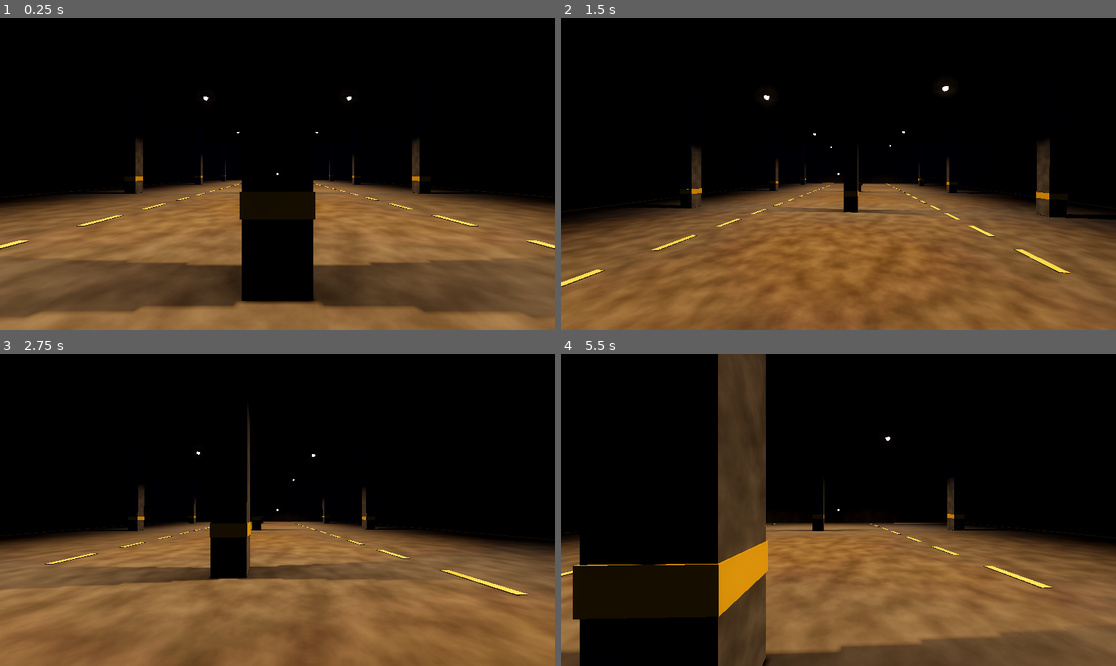
Above: before the commit, frames 1-4 (two rows, left to right).
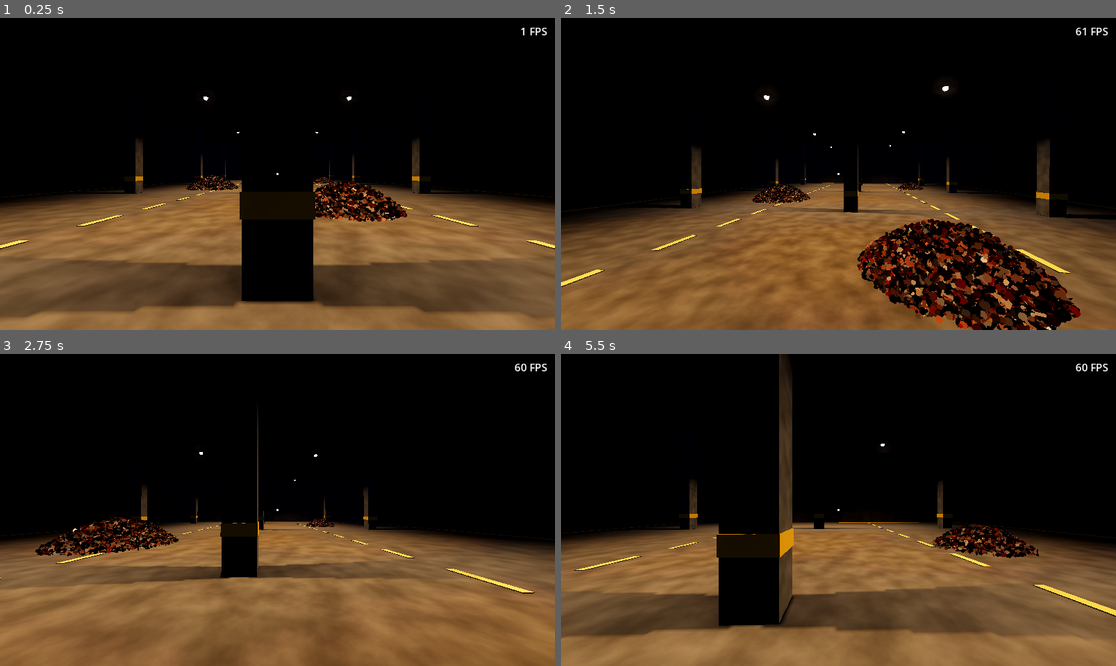
Above: after the commit, the same moments.

Repository: nithinyanna10/nuts_bolts
Game: Godot game, scene res://scenes/main/main.tscn
Same seed, same stepped clock (60 frames per second), same inputs: the game is played once before the commit and once after it.
Inputs (mouse positions are in pixels of both pictures, inside the frame that each line leads up to):
- Up to frame 1 (0.25 s): no input
- Up to frame 2 (1.5 s): move the mouse to (866, 174) at 0.52 s; hold Shift (sprint) 0.53-1.28 s; hold W (move_forward) from 0.53 s (still down); tap Space (jump) at 0.77 s; move the mouse to (810, 174) at 1.27 s; tap B (toggle_head_bob) at 1.35 s
- Up to frame 3 (2.75 s): keep holding W (move_forward); tap Space (jump) at 1.52 s; move the mouse to (288, 503) at 2.02 s; hold Shift (sprint) from 2.03 s (still down)
- Up to frame 4 (5.5 s): keep holding W (move_forward); move the mouse to (832, 516) at 2.77 s; release Shift (sprint) at 2.78 s; tap B (toggle_head_bob) at 2.85, 4.35 s; tap Space (jump) at 3.02, 3.77, 4.52 s; move the mouse to (877, 513) at 3.52 s; hold Shift (sprint) 3.53-4.28 s; move the mouse to (794, 506) at 4.27 s; move the mouse to (844, 510) at 5.02 s; hold Shift (sprint) from 5.03 s (still down)

The runs differ from the first frame. In frame 1, 1.8% of the frame differs, in the area x 33-99%, y 3-66%; in frame 2, 9.6%; in frame 3, 4.9%; in frame 4, 37%, in the area x 0-100%, y 0-100%.

Commit message:
Add procedural screw piles with MultiMesh, spatial grid, FPS counter

Diff:
--- /dev/null
+++ b/assets/materials/screw.gdshader
@@ -0,0 +1,12 @@
+shader_type spatial;
+// Per-instance color (MultiMesh): rgb = rust tint, alpha = roughness variation.
+
+uniform float metallic : hint_range(0.0, 1.0) = 0.6;
+uniform float roughness_min : hint_range(0.0, 1.0) = 0.3;
+uniform float roughness_max : hint_range(0.0, 1.0) = 0.8;
+
+void fragment() {
+	ALBEDO = COLOR.rgb;
+	METALLIC = metallic;
+	ROUGHNESS = mix(roughness_min, roughness_max, COLOR.a);
+}
--- a/scenes/main/main.tscn
+++ b/scenes/main/main.tscn
@@ -1,14 +1,33 @@
-[gd_scene load_steps=4 format=3]
+[gd_scene load_steps=6 format=3]
 
 [ext_resource type="PackedScene" path="res://scenes/warehouse/warehouse.tscn" id="1"]
 [ext_resource type="PackedScene" path="res://scenes/player/player.tscn" id="2"]
 [ext_resource type="PackedScene" path="res://scenes/ui/crosshair.tscn" id="3"]
+[ext_resource type="PackedScene" path="res://scenes/screws/screw_pile.tscn" id="4"]
+[ext_resource type="PackedScene" path="res://scenes/ui/hud.tscn" id="5"]
 
 [node name="Main" type="Node3D"]
 
 [node name="Warehouse" parent="." instance=ExtResource("1")]
 
+[node name="PileA" parent="." instance=ExtResource("4")]
+transform = Transform3D(1, 0, 0, 0, 1, 0, 0, 0, 1, 3, 0, 15)
+
+[node name="PileB" parent="." instance=ExtResource("4")]
+transform = Transform3D(1, 0, 0, 0, 1, 0, 0, 0, 1, -7, 0, 2)
+screw_count = 5000
+pile_radius = 2.6
+pile_height = 1.3
+
+[node name="PileC" parent="." instance=ExtResource("4")]
+transform = Transform3D(1, 0, 0, 0, 1, 0, 0, 0, 1, 8, 0, -12)
+screw_count = 3000
+pile_radius = 1.8
+pile_height = 0.9
+
 [node name="Player" parent="." instance=ExtResource("2")]
 transform = Transform3D(1, 0, 0, 0, 1, 0, 0, 0, 1, 0, 0.1, 24)
 
 [node name="Crosshair" parent="." instance=ExtResource("3")]
+
+[node name="Hud" parent="." instance=ExtResource("5")]
--- /dev/null
+++ b/scenes/screws/screw_pile.tscn
@@ -0,0 +1,6 @@
+[gd_scene load_steps=2 format=3]
+
+[ext_resource type="Script" path="res://scripts/procedural/screw_pile.gd" id="1"]
+
+[node name="ScrewPile" type="Node3D"]
+script = ExtResource("1")
--- /dev/null
+++ b/scenes/ui/hud.tscn
@@ -0,0 +1,23 @@
+[gd_scene load_steps=3 format=3]
+
+[ext_resource type="Script" path="res://scripts/ui/fps_counter.gd" id="1"]
+
+[sub_resource type="LabelSettings" id="1"]
+font_size = 22
+outline_size = 6
+outline_color = Color(0, 0, 0, 0.8)
+
+[node name="Hud" type="CanvasLayer"]
+
+[node name="Fps" type="Label" parent="."]
+anchors_preset = 1
+anchor_left = 1.0
+anchor_right = 1.0
+offset_left = -160.0
+offset_top = 12.0
+offset_right = -16.0
+offset_bottom = 44.0
+grow_horizontal = 0
+label_settings = SubResource("1")
+horizontal_alignment = 2
+script = ExtResource("1")
--- /dev/null
+++ b/scripts/collection/spatial_grid.gd
@@ -0,0 +1,55 @@
+class_name SpatialGrid
+extends RefCounted
+## Uniform hash grid over a fixed position array. Items can be removed, not added.
+
+const EMPTY: Array = []
+
+var _cell_size: float = 1.0
+var _positions: PackedVector3Array
+var _cells: Dictionary = {} ## Vector3i -> Array[int]
+
+
+func setup(cell_size: float, positions: PackedVector3Array) -> void:
+	_cell_size = cell_size
+	_positions = positions
+	_cells.clear()
+	for id in positions.size():
+		var key: Vector3i = _key(positions[id])
+		if not _cells.has(key):
+			_cells[key] = []
+		(_cells[key] as Array).append(id)
+
+
+func remove(id: int) -> void:
+	var cell: Array = _cells.get(_key(_positions[id]), EMPTY)
+	cell.erase(id)
+
+
+func query(center: Vector3, radius: float) -> PackedInt32Array:
+	var out := PackedInt32Array()
+	var r2: float = radius * radius
+	var lo: Vector3i = _key(center - Vector3.ONE * radius)
+	var hi: Vector3i = _key(center + Vector3.ONE * radius)
+	for x in range(lo.x, hi.x + 1):
+		for y in range(lo.y, hi.y + 1):
+			for z in range(lo.z, hi.z + 1):
+				for id: int in _cells.get(Vector3i(x, y, z), EMPTY):
+					if _positions[id].distance_squared_to(center) <= r2:
+						out.append(id)
+	return out
+
+
+## Id of the closest item within radius, or -1.
+func nearest(center: Vector3, radius: float) -> int:
+	var best: int = -1
+	var best_d2: float = INF
+	for id in query(center, radius):
+		var d2: float = _positions[id].distance_squared_to(center)
+		if d2 < best_d2:
+			best_d2 = d2
+			best = id
+	return best
+
+
+func _key(p: Vector3) -> Vector3i:
+	return Vector3i((p / _cell_size).floor())
--- /dev/null
+++ b/scripts/procedural/screw_mesh_factory.gd
@@ -0,0 +1,61 @@
+class_name ScrewMeshFactory
+extends RefCounted
+## Procedural low-poly screw and bolt meshes. Origin is the mid-point, head toward +Y. Flat shaded.
+
+
+## Round-headed screw with a pointed tip. ~50 tris.
+static func make_screw(length: float = 0.22, head_radius: float = 0.06, shaft_radius: float = 0.022) -> ArrayMesh:
+	var st := _begin()
+	var half: float = length / 2.0
+	var head_h: float = length * 0.16
+	var tip_h: float = length * 0.2
+	_frustum(st, half - head_h, head_radius, half, head_radius * 0.85, 8, true, true)
+	_frustum(st, -half + tip_h, shaft_radius, half - head_h, shaft_radius, 6, false, false)
+	_frustum(st, -half, 0.0, -half + tip_h, shaft_radius, 6, false, false)
+	return st.commit()
+
+
+## Hex-headed bolt with a blunt end. ~42 tris.
+static func make_bolt(length: float = 0.26, head_radius: float = 0.075, shaft_radius: float = 0.035) -> ArrayMesh:
+	var st := _begin()
+	var half: float = length / 2.0
+	var head_h: float = length * 0.24
+	_frustum(st, half - head_h, head_radius, half, head_radius, 6, true, true)
+	_frustum(st, -half, shaft_radius, half - head_h, shaft_radius, 6, true, false)
+	return st.commit()
+
+
+static func _begin() -> SurfaceTool:
+	var st := SurfaceTool.new()
+	st.begin(Mesh.PRIMITIVE_TRIANGLES)
+	st.set_smooth_group(-1) # flat shading
+	return st
+
+
+static func _p(radius: float, y: float, angle: float) -> Vector3:
+	return Vector3(cos(angle) * radius, y, sin(angle) * radius)
+
+
+static func _tri(st: SurfaceTool, a: Vector3, b: Vector3, c: Vector3) -> void:
+	st.add_vertex(a)
+	st.add_vertex(b)
+	st.add_vertex(c)
+
+
+## Clockwise (front-facing) frustum between two rings. A radius of 0 makes a cone tip.
+static func _frustum(st: SurfaceTool, y0: float, r0: float, y1: float, r1: float, sides: int, cap_bottom: bool, cap_top: bool) -> void:
+	for i in sides:
+		var a0: float = TAU * i / sides
+		var a1: float = TAU * (i + 1) / sides
+		var b0: Vector3 = _p(r0, y0, a0)
+		var b1: Vector3 = _p(r0, y0, a1)
+		var t0: Vector3 = _p(r1, y1, a0)
+		var t1: Vector3 = _p(r1, y1, a1)
+		if r1 > 0.0:
+			_tri(st, t1, t0, b0)
+		if r0 > 0.0:
+			_tri(st, t1, b0, b1)
+		if cap_top:
+			_tri(st, Vector3(0.0, y1, 0.0), t0, t1)
+		if cap_bottom:
+			_tri(st, Vector3(0.0, y0, 0.0), b1, b0)
--- /dev/null
+++ b/scripts/procedural/screw_pile.gd
@@ -0,0 +1,177 @@
+class_name ScrewPile
+extends Node3D
+## A mound of screws and bolts drawn with one MultiMeshInstance3D per mesh type.
+## Per-screw data lives in parallel arrays; removal hides the instance (zero scale).
+## Keep this node's scale at 1 (spatial queries assume it).
+
+enum ScrewType { SCREW, BOLT }
+
+const SHADER: Shader = preload("res://assets/materials/screw.gdshader")
+const HIDDEN: Transform3D = Transform3D(Basis(Vector3.ZERO, Vector3.ZERO, Vector3.ZERO), Vector3.ZERO)
+
+@export_group("Spawn")
+@export var screw_count: int = 5000
+@export_range(0.0, 1.0) var bolt_ratio: float = 0.2
+@export var rng_seed: int = 0 ## 0 = random each run
+
+@export_group("Mound")
+@export var pile_radius: float = 2.2
+@export var pile_height: float = 1.1
+@export var center_bias: float = 0.8 ## radius = R * rand^bias. 0.5 = uniform over area, higher = denser center
+@export_range(0.0, 1.0) var depth_min: float = 0.55 ## lowest layer as a fraction of mound height
+@export var floor_offset: float = 0.04
+@export var surface_jitter: float = 0.06
+
+@export_group("Look")
+@export var scale_variation: float = 0.25
+@export var tint_clean: Color = Color(0.62, 0.64, 0.68)
+@export var tint_rust: Color = Color(0.5, 0.24, 0.1)
+@export var rust_bias: float = 0.8 ## rust = rand^bias. Below 1 = mostly rusty
+@export_range(0.0, 1.0) var metallic: float = 0.6
+@export_range(0.0, 1.0) var roughness_min: float = 0.3
+@export_range(0.0, 1.0) var roughness_max: float = 0.8
+@export var cast_shadows: bool = false
+
+@export_group("Query")
+@export var grid_cell_size: float = 0.5
+@export var collider_margin: float = 0.08
+@export var collider_segments: int = 12
+
+var _positions := PackedVector3Array() ## pile-local
+var _types := PackedByteArray()
+var _active := PackedByteArray()
+var _slots := PackedInt32Array() ## index inside the screw's type MultiMesh
+var _multimeshes: Array[MultiMesh] = []
+var _grid := SpatialGrid.new()
+var _active_count: int = 0
+
+
+func _ready() -> void:
+	var rng := RandomNumberGenerator.new()
+	if rng_seed != 0:
+		rng.seed = rng_seed
+	else:
+		rng.randomize()
+
+	_positions.resize(screw_count)
+	_types.resize(screw_count)
+	_active.resize(screw_count)
+	_slots.resize(screw_count)
+
+	var counts: Array[int] = []
+	counts.resize(ScrewType.size())
+	counts.fill(0)
+	for i in screw_count:
+		var type: int = ScrewType.BOLT if rng.randf() < bolt_ratio else ScrewType.SCREW
+		_types[i] = type
+		_slots[i] = counts[type]
+		counts[type] += 1
+
+	var meshes: Array[ArrayMesh] = [ScrewMeshFactory.make_screw(), ScrewMeshFactory.make_bolt()]
+	var material := ShaderMaterial.new()
+	material.shader = SHADER
+	material.set_shader_parameter("metallic", metallic)
+	material.set_shader_parameter("roughness_min", roughness_min)
+	material.set_shader_parameter("roughness_max", roughness_max)
+	for type in ScrewType.size():
+		var mm := MultiMesh.new()
+		mm.transform_format = MultiMesh.TRANSFORM_3D
+		mm.use_colors = true # must be set before instance_count
+		mm.mesh = meshes[type]
+		mm.instance_count = counts[type]
+		_multimeshes.append(mm)
+		var node := MultiMeshInstance3D.new()
+		node.multimesh = mm
+		node.material_override = material
+		node.cast_shadow = GeometryInstance3D.SHADOW_CASTING_SETTING_ON if cast_shadows else GeometryInstance3D.SHADOW_CASTING_SETTING_OFF
+		add_child(node)
+
+	for i in screw_count:
+		var pos: Vector3 = _random_mound_position(rng)
+		var rotation := Basis.from_euler(Vector3(rng.randf(), rng.randf(), rng.randf()) * TAU)
+		var s: float = 1.0 + rng.randf_range(-scale_variation, scale_variation)
+		var color: Color = tint_clean.lerp(tint_rust, pow(rng.randf(), rust_bias))
+		color.a = rng.randf() # roughness variation, read by the shader
+		var mm: MultiMesh = _multimeshes[_types[i]]
+		mm.set_instance_transform(_slots[i], Transform3D(rotation.scaled(Vector3.ONE * s), pos))
+		mm.set_instance_color(_slots[i], color)
+		_positions[i] = pos
+		_active[i] = 1
+	_active_count = screw_count
+
+	_grid.setup(grid_cell_size, _positions)
+	_build_collider()
+
+
+func _random_mound_position(rng: RandomNumberGenerator) -> Vector3:
+	var f: float = pow(rng.randf(), center_bias)
+	var angle: float = rng.randf() * TAU
+	var surface: float = pile_height * (1.0 - f * f)
+	var y: float = floor_offset + surface * lerpf(depth_min, 1.0, rng.randf()) + rng.randf() * surface_jitter
+	return Vector3(cos(angle) * f * pile_radius, y, sin(angle) * f * pile_radius)
+
+
+## One convex hull over the mound so the crosshair ray has something to hit (no per-screw colliders).
+func _build_collider() -> void:
+	var points := PackedVector3Array()
+	for f: float in [1.0, 0.75, 0.5, 0.25]:
+		var y: float = pile_height * (1.0 - f * f) + collider_margin
+		for k in collider_segments:
+			var a: float = TAU * k / collider_segments
+			points.append(Vector3(cos(a) * f * pile_radius, y, sin(a) * f * pile_radius))
+	points.append(Vector3(0.0, pile_height + collider_margin, 0.0))
+	var shape := ConvexPolygonShape3D.new()
+	shape.points = points
+	var shape_node := CollisionShape3D.new()
+	shape_node.shape = shape
+	var body := StaticBody3D.new()
+	body.add_child(shape_node)
+	add_child(body)
+
+
+func get_active_count() -> int:
+	return _active_count
+
+
+func is_active(index: int) -> bool:
+	return _active[index] == 1
+
+
+func get_screw_type(index: int) -> int:
+	return _types[index]
+
+
+func get_screw_world_transform(index: int) -> Transform3D:
+	return global_transform * _multimeshes[_types[index]].get_instance_transform(_slots[index])
+
+
+func set_screw_world_transform(index: int, xform: Transform3D) -> void:
+	_multimeshes[_types[index]].set_instance_transform(_slots[index], global_transform.affine_inverse() * xform)
+
+
+## Closest active screw to a world point within radius, or -1.
+func find_nearest(world_point: Vector3, radius: float) -> int:
+	return _grid.nearest(to_local(world_point), radius)
+
+
+func screws_in_radius(world_point: Vector3, radius: float) -> PackedInt32Array:
+	return _grid.query(to_local(world_point), radius)
+
+
+## Logical removal: the screw can no longer be queried. It stays visible until hide_screw().
+func claim_screw(index: int) -> bool:
+	if _active[index] == 0:
+		return false
+	_active[index] = 0
+	_active_count -= 1
+	_grid.remove(index)
+	return true
+
+
+func hide_screw(index: int) -> void:
+	_multimeshes[_types[index]].set_instance_transform(_slots[index], HIDDEN)
+
+
+func remove_screw(index: int) -> void:
+	if claim_screw(index):
+		hide_screw(index)
--- /dev/null
+++ b/scripts/ui/fps_counter.gd
@@ -0,0 +1,11 @@
+extends Label
+## FPS readout, debug builds only.
+
+
+func _ready() -> void:
+	visible = OS.is_debug_build()
+	set_process(visible)
+
+
+func _process(_delta: float) -> void:
+	text = "%d FPS" % Engine.get_frames_per_second()
Not shown, changed: CLAUDE.md
Not shown, removed: assets/materials/.gitkeep
Not shown, removed: scenes/screws/.gitkeep
Not shown, removed: scripts/collection/.gitkeep
